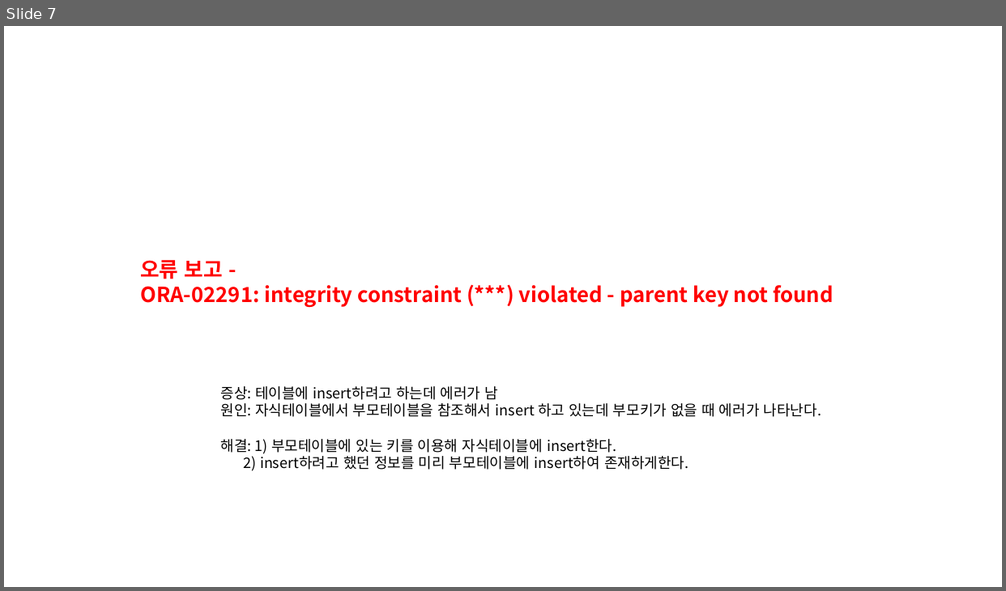
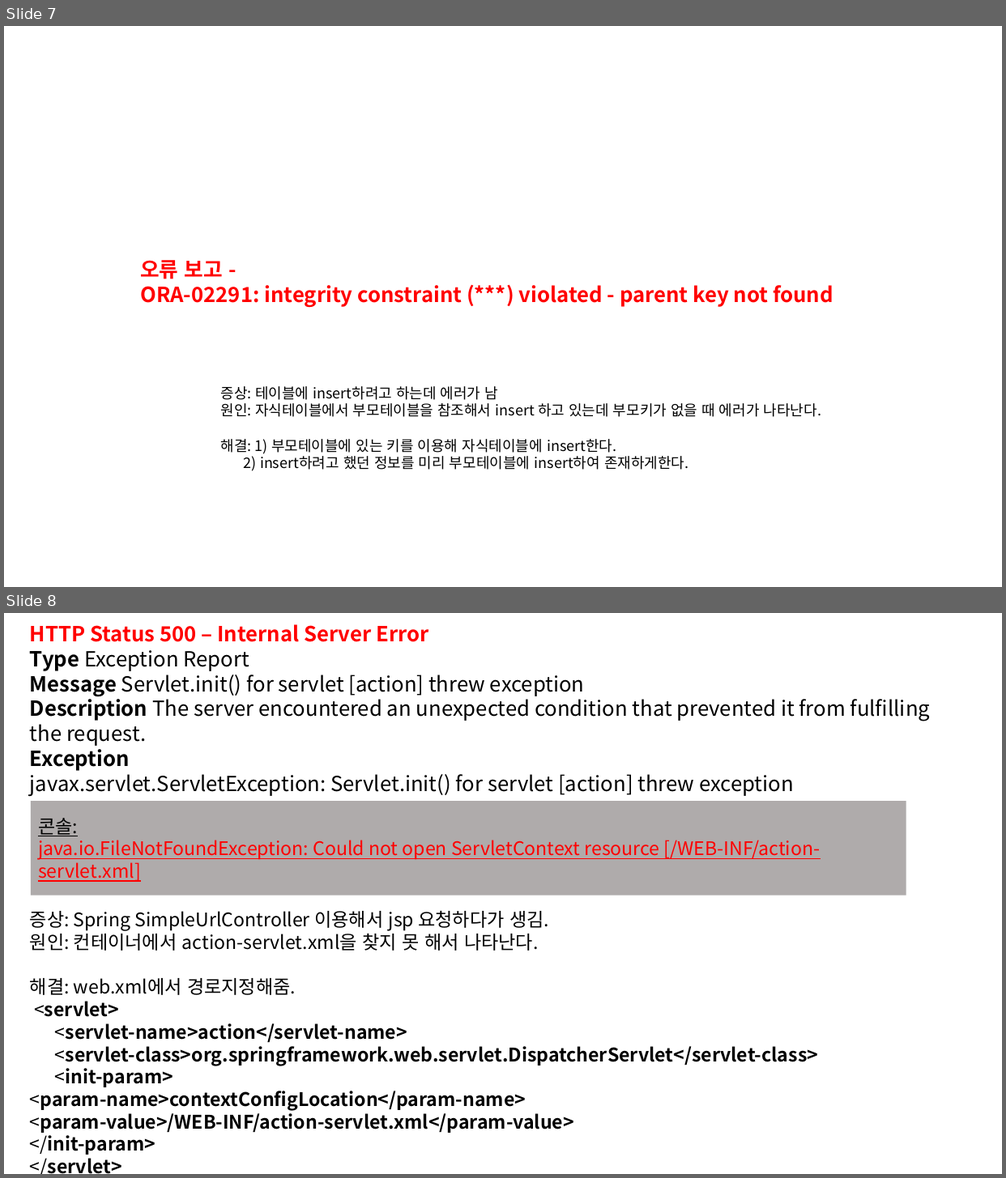
Before and after one commit to matamong/Study, a slide deck: PPT/Error Solution PPT/ErrorSolution.pptx. Shown one above the other, each under a label of ours: slide 7 before the commit, slides 7 and 8 after it. The pictures are 1006x591 and 1006x1178 pixels, drawn with LibreOffice and Linux fonts; fonts in the diff are those of the drawing. Boxes give left, top, right and bottom in pixels: in the first picture for what was removed or moved away, otherwise in the second. Text is boxed around its words. In the diff, an @@ line names an element or a change of style, - is before the commit and + after.

```diff
--- a/PPT/Error Solution PPT/ErrorSolution.pptx
+++ b/PPT/Error Solution PPT/ErrorSolution.pptx
@@ slide 8 added at [4, 613, 1002, 1174], background #FFFFFF @@
@@ text added at [30, 624, 930, 796], 20 pt, text #000000 @@
+HTTP Status 500 – Internal Server Error
+Type Exception Report
+Message Servlet.init() for servlet [action] threw exception
+Description The server encountered an unexpected condition that prevented it from fulfilling the request.
+Exception
+javax.servlet.ServletException: Servlet.init() for servlet [action] threw exception
@@ rectangle added at [31, 801, 907, 895], fill #AFABAB, 18 pt, text #FF0000, underline @@
+콘솔:
+java.io.FileNotFoundException: Could not open ServletContext resource [/WEB-INF/action-servlet.xml]
@@ text added at [30, 910, 818, 1174], 18 pt, text #000000, bold @@
+증상: Spring SimpleUrlController 이용해서 jsp 요청하다가 생김.
+원인: 컨테이너에서 action-servlet.xml을 찾지 못 해서 나타난다.
+해결: web.xml에서 경로지정해줌.
+<servlet>
+<servlet-name>action</servlet-name>
+<servlet-class>org.springframework.web.servlet.DispatcherServlet</servlet-class>
+<init-param>
+<param-name>contextConfigLocation</param-name>
+<param-value>/WEB-INF/action-servlet.xml</param-value>
+</init-param>
+</servlet>
```
Also in this commit, not shown: 1 other slide added, 3 other files.
